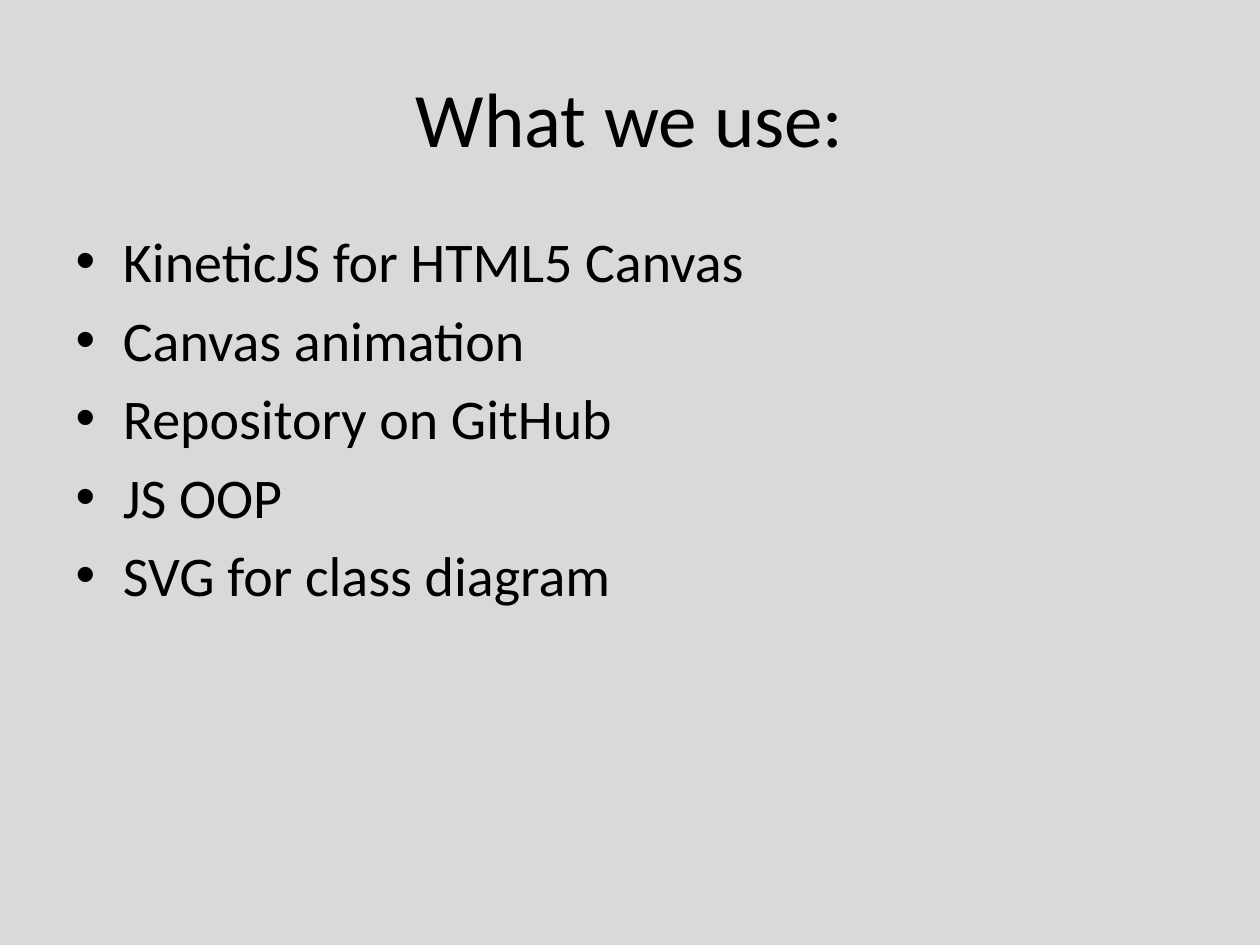
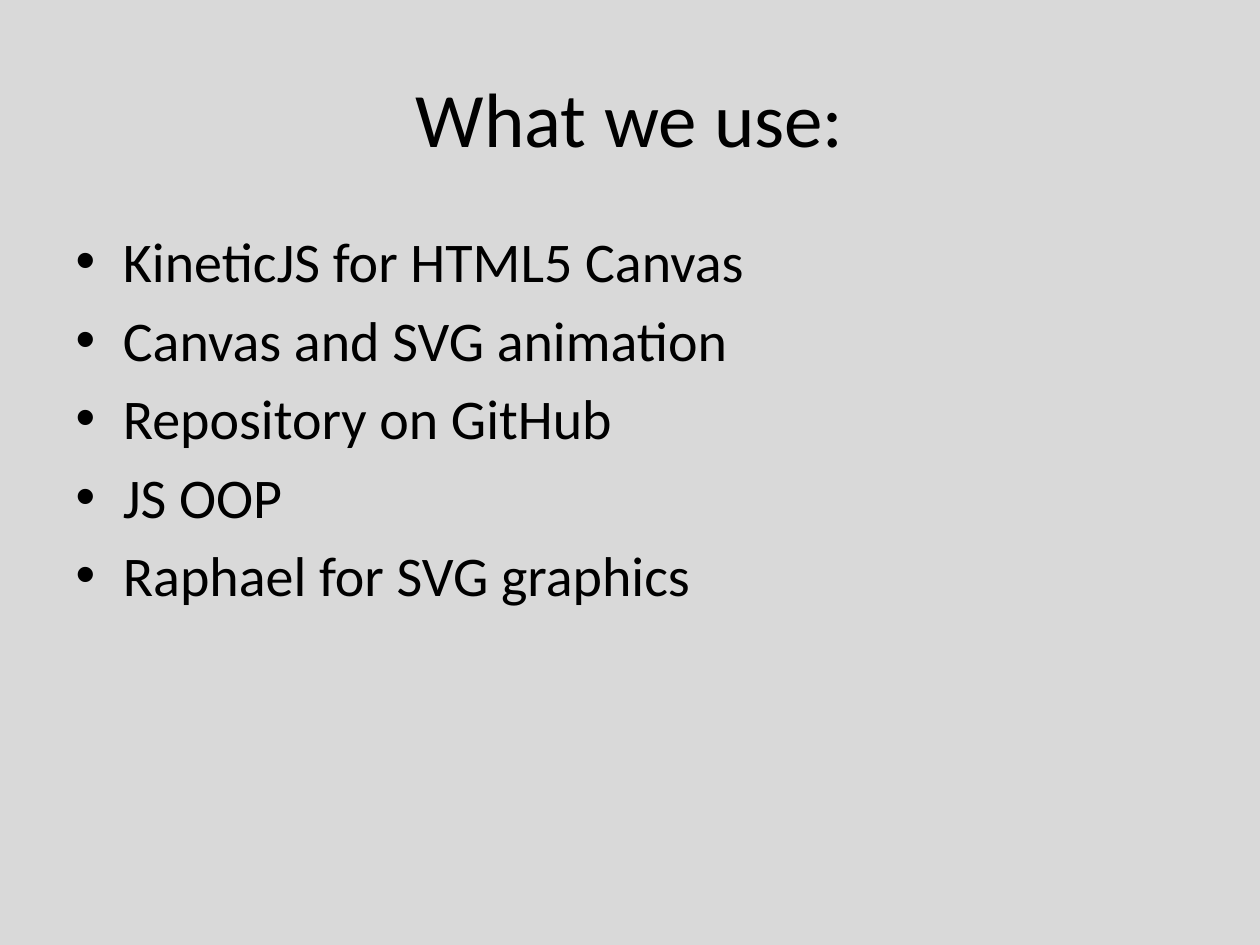
Before and after one commit to idoychinov/Hotaru-JavaScript, a slide deck: slide 3 of Presentation/TeamHotaru.pptx. Drawn at 1260x945 pixels with LibreOffice and Linux fonts; fonts in the diff are those of the drawing. Boxes give left, top, right and bottom in pixels: in the first picture for what was removed or moved away, otherwise in the second. Text is boxed around its words. In the diff, an @@ line names an element or a change of style, - is before the commit and + after.

Commit message:
Modify presentation

```diff
--- a/Presentation/TeamHotaru.pptx
+++ b/Presentation/TeamHotaru.pptx
@@ text at (x1=123, y1=322, x2=727, y2=362): text changed @@
-• Canvas animation
+• Canvas and SVG animation
@@ text at (x1=123, y1=557, x2=690, y2=606): text changed @@
-• SVG for class diagram
+• Raphael for SVG graphics
```
Also in this commit, not shown: 1 other file.
